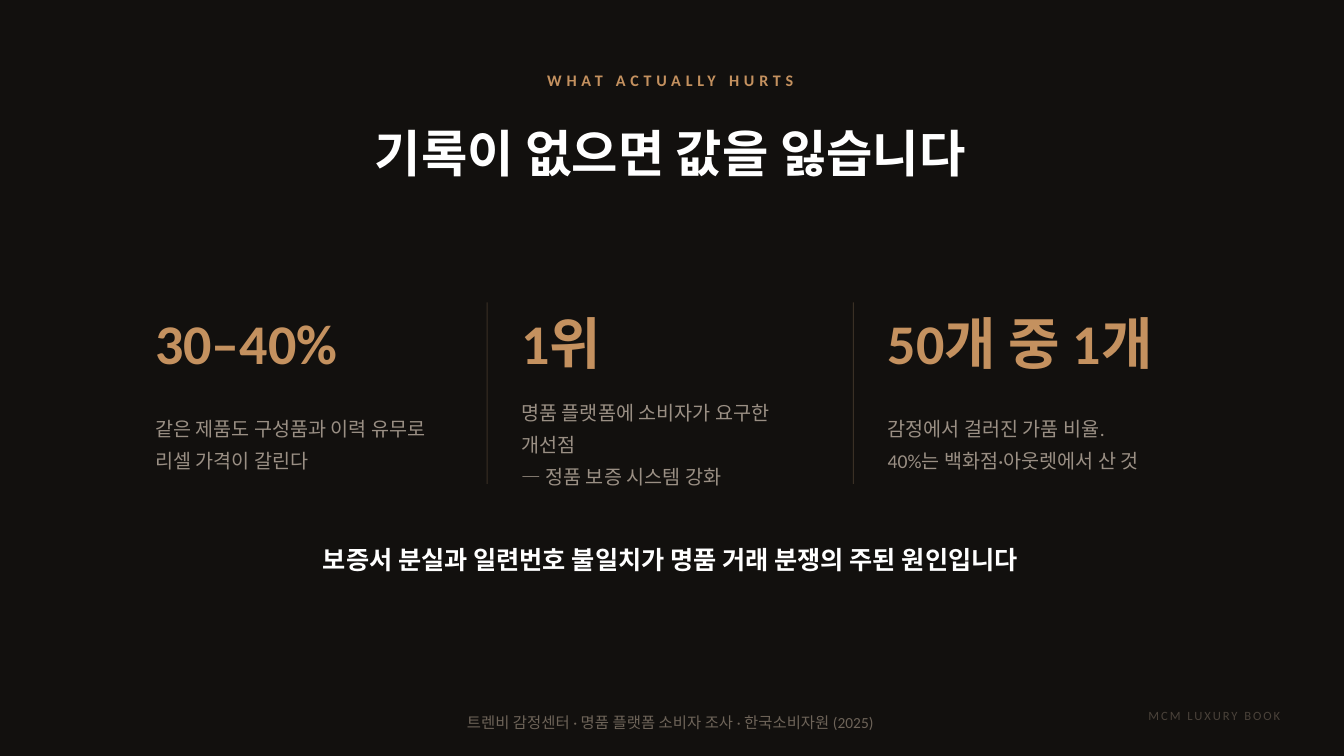
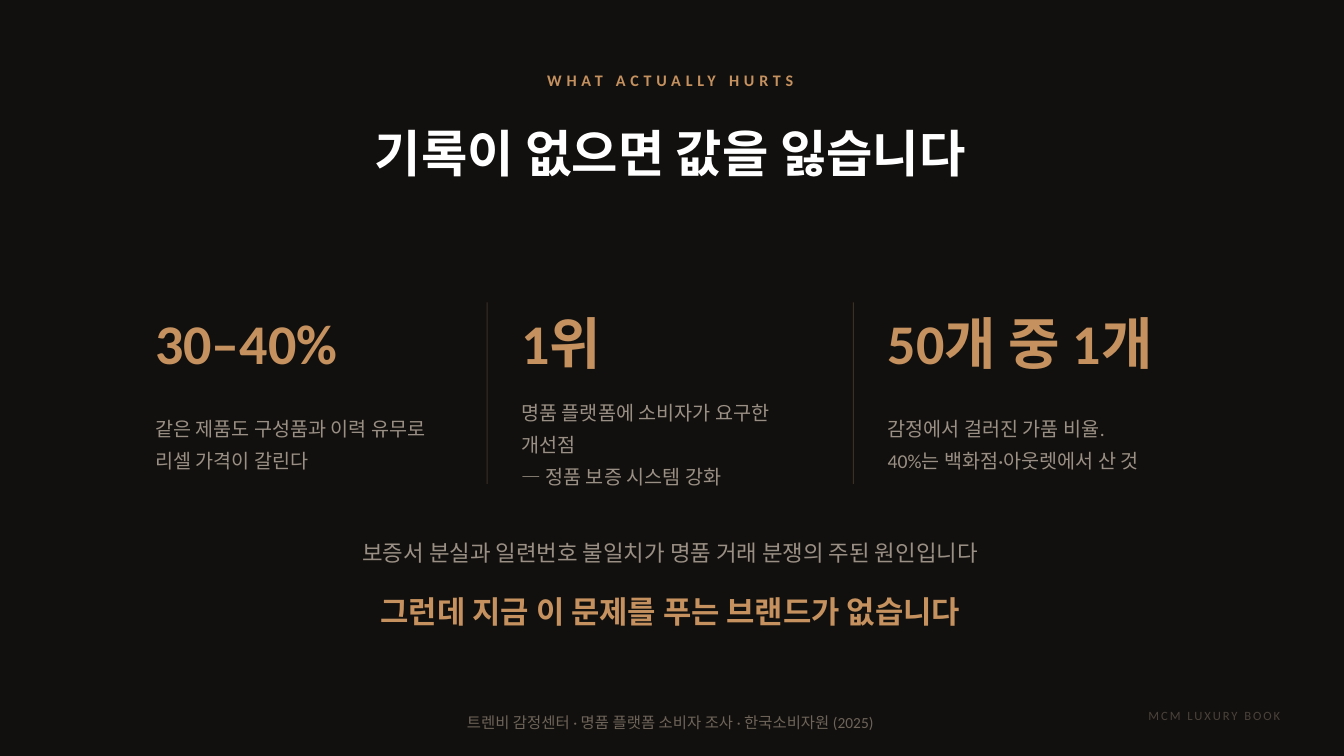
Before and after one commit to elominatedCloud/likeGonzi, a slide deck: slide 12 of docs/ir/MCM_Luxury_Book_IR.pptx (slide 13 before the commit). Drawn at 1344x756 pixels with LibreOffice and Linux fonts; fonts in the diff are those of the drawing; background and template pictures are left out. Boxes give left, top, right and bottom in pixels: in the first picture for what was removed or moved away, otherwise in the second. Text is boxed around its words. In the diff, an @@ line names an element or a change of style, - is before the commit and + after.

```diff
--- a/docs/ir/MCM_Luxury_Book_IR.pptx
+++ b/docs/ir/MCM_Luxury_Book_IR.pptx
@@ text "보증서 분실과 일련번호 불일치가 명품 ..." at [362, 542, 978, 563]: size 18 to 16 pt, text colour #FFFFFF to #9A8F84, bold off @@
@@ text added at [381, 597, 960, 626], 22 pt, text #C4915F, bold @@
+그런데 지금 이 문제를 푸는 브랜드가 없습니다
```
Also in this commit, not shown: 7 other slides changed, 2 slides added, 6 slides removed, 3 other files.
